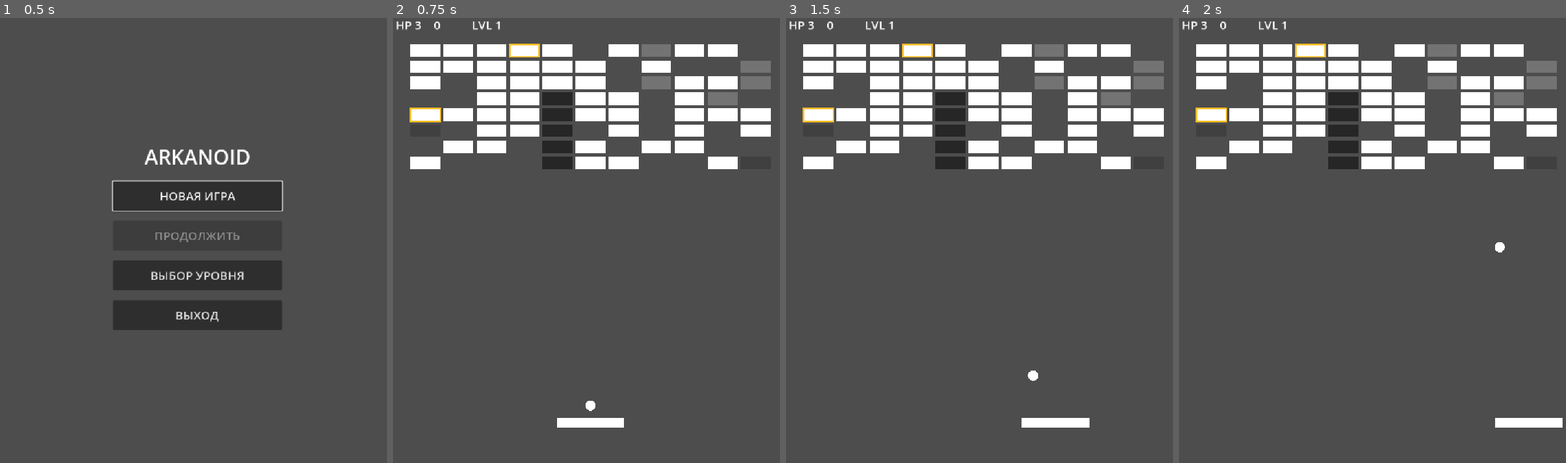
Above: before the commit, frames 1-4 (left to right).
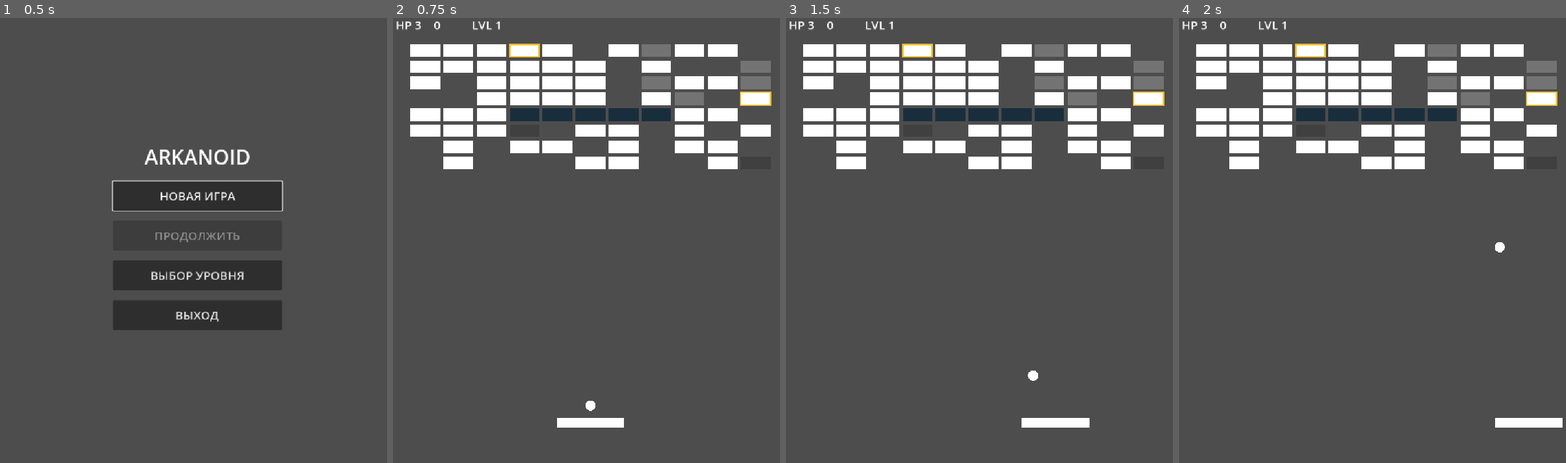
Above: after the commit, the same moments.

Repository: Ardarik421/arkanoid
Game: Godot game, scene res://scenes/main_menu.tscn
Two runs of this game, one before a commit and one after it. Both use one fixed random seed, a clock stepped at 60 frames per second and the inputs below.
Inputs (mouse positions are in pixels of both pictures, inside the frame that each line leads up to):
- Up to frame 1 (0.5 s): no input
- Up to frame 2 (0.75 s): click "НОВАЯ ИГРА" at 0.5 s
- Up to frame 3 (1.5 s): tap Enter at 1.25 s; move the mouse to (1072, 213) at 1.27 s; hold D (move_right) from 1.28 s (still down); tap Space (launch_ball) at 1.35 s
- Up to frame 4 (2 s): keep holding D (move_right)

Frame 1 is identical in both runs. In frame 2, 5.8% of the frame differs, in the area x 4-98%, y 16-34%; in frame 3, 5.8%; in frame 4, 5.8%.

Commit message:
Добавили разрушаемость неразрушаемого

Diff:
--- a/scenes/ball.gd
+++ b/scenes/ball.gd
@@ -51,7 +51,7 @@
 				bounce_from_paddle(collider)
 
 		elif collider.has_method("hit"):
-			if is_piercing and not collider.indestructible:
+			if is_piercing:
 				collider.destroy(is_explosive)
 			else:
 				direction = direction.bounce(collision.get_normal())
--- a/scenes/brick.gd
+++ b/scenes/brick.gd
@@ -20,6 +20,12 @@
 
 var is_destroyed: bool = false
 
+const BARRIER_HITS_TO_DESTROY: int = 5
+
+var barrier_hits: int = 0
+var barrier_blink_timer: float = 0.0
+var barrier_flash: bool = false
+
 func _ready():
 	queue_redraw()
 
@@ -28,6 +34,37 @@
 	if not bricks_parent.has_meta(BONUS_ASSIGNMENT_META):
 		bricks_parent.set_meta(BONUS_ASSIGNMENT_META, true)
 		call_deferred("_assign_bonus_bricks")
+
+func _process(delta):
+	if not indestructible or barrier_hits <= 0 or is_destroyed:
+		return
+
+	barrier_blink_timer -= delta
+
+	if barrier_blink_timer > 0.0:
+		return
+
+	barrier_flash = not barrier_flash
+
+	if barrier_flash:
+		barrier_blink_timer = 0.08
+	else:
+		barrier_blink_timer = get_barrier_blink_interval()
+
+	queue_redraw()
+
+func get_barrier_blink_interval() -> float:
+	match barrier_hits:
+		1:
+			return 0.90
+		2:
+			return 0.60
+		3:
+			return 0.35
+		4:
+			return 0.18
+
+	return 0.18
 
 func _assign_bonus_bricks():
 	var bricks_parent = get_parent()
@@ -73,7 +110,11 @@
 	)
 
 	if indestructible:
-		draw_rect(rect, Color(0.15, 0.15, 0.15))
+		if barrier_flash:
+			draw_rect(rect, Color(0.55, 0.80, 1.0))
+		else:
+			draw_rect(rect, Color(0.10, 0.18, 0.24))
+
 		return
 
 	if max_health == 1:
@@ -107,7 +148,23 @@
 		Bonus.next_drop_pool = Bonus.DropPool.ANY
 
 func hit(explosive_hit: bool = false):
-	if indestructible or is_destroyed:
+	if is_destroyed:
+		return
+
+	if indestructible:
+		if explosive_hit:
+			destroy_barrier(true)
+			return
+
+		barrier_hits += 1
+
+		if barrier_hits >= BARRIER_HITS_TO_DESTROY:
+			destroy_barrier()
+			return
+
+		barrier_flash = true
+		barrier_blink_timer = 0.08
+		queue_redraw()
 		return
 
 	health -= 1
@@ -125,7 +182,11 @@
 		queue_redraw()
 
 func destroy(explosive_hit: bool = false):
-	if indestructible or is_destroyed:
+	if is_destroyed:
+		return
+
+	if indestructible:
+		destroy_barrier(explosive_hit)
 		return
 
 	is_destroyed = true
@@ -136,3 +197,23 @@
 		exploded.emit(global_position)
 
 	queue_free()
+
+func destroy_barrier(trigger_explosion: bool = false):
+	if is_destroyed:
+		return
+
+	is_destroyed = true
+
+	if trigger_explosion:
+		exploded.emit(global_position)
+
+	queue_free()
+
+func hit_by_explosion():
+	if is_destroyed:
+		return
+
+	if indestructible:
+		destroy_barrier()
+	else:
+		hit(false)
--- a/scenes/main.gd
+++ b/scenes/main.gd
@@ -12,7 +12,8 @@
 	HORIZONTAL_WALL,
 	DOUBLE_HORIZONTAL,
 	HORIZONTAL_PLATFORMS,
-	HORIZONTAL_GAP
+	HORIZONTAL_GAP,
+	BARRIER_TEST
 }
 
 enum LevelDifficulty {
@@ -568,7 +569,7 @@
 		var distance_y = abs(brick.global_position.y - explosion_position.y)
 
 		if distance_x <= max_x_distance and distance_y <= max_y_distance:
-			brick.hit(false)
+			brick.hit_by_explosion()
 
 func _on_bonus_collected(bonus_type: Bonus.BonusType):
 	match bonus_type:
@@ -1126,6 +1127,13 @@
 				and column != 5 + offset.x
 			):
 				return true
+		elif pattern == LevelPattern.BARRIER_TEST:
+			if (
+				row == 4
+				and column >= 3
+				and column <= 7
+			):
+				return true
 
 	return false
 
--- a/scenes/main.tscn
+++ b/scenes/main.tscn
@@ -24,6 +24,8 @@
 bonus_scene = ExtResource("5_tbgi4")
 test_start_level = 20
 use_test_level = false
+use_test_pattern = true
+test_pattern = 7
 
 [node name="Walls" type="Node2D" parent="." unique_id=1927932240]
 
